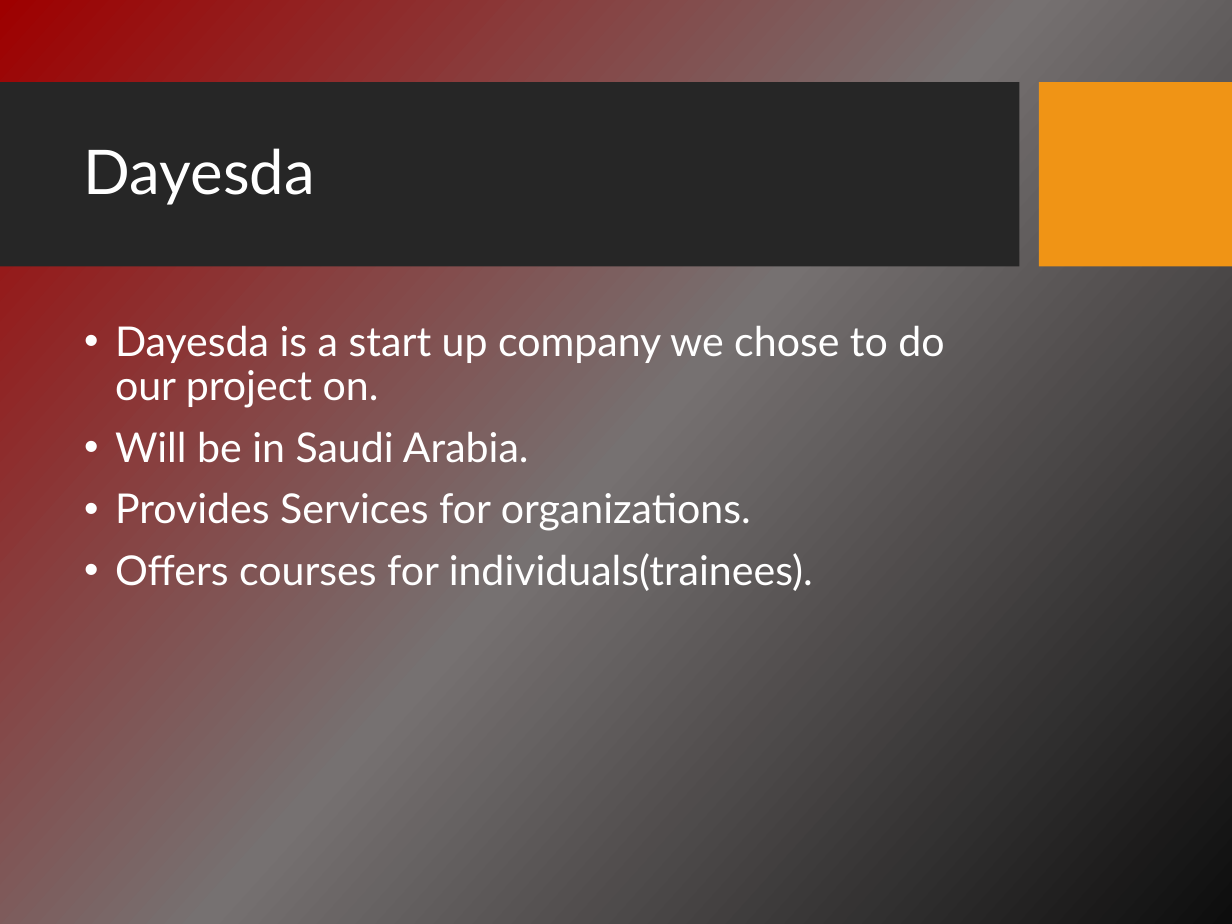
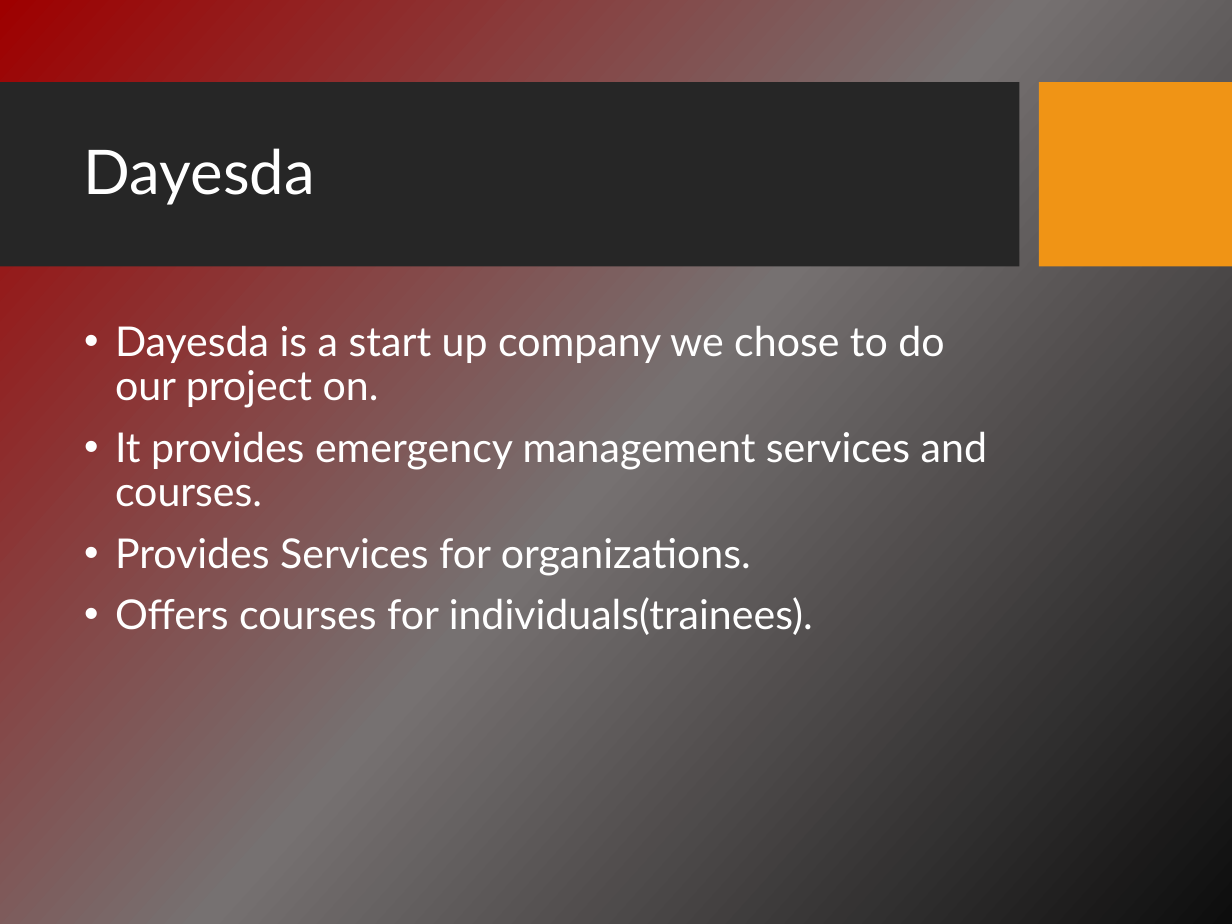
Before and after one commit to asmaalbarakati/Dayesda, a slide deck: slide 2 of Presentation.pptx. Drawn at 1232x924 pixels with LibreOffice and Linux fonts; fonts in the diff are those of the drawing; background and template pictures are left out. Boxes give left, top, right and bottom in pixels: in the first picture for what was removed or moved away, otherwise in the second. Text is boxed around its words. In the diff, an @@ line names an element or a change of style, - is before the commit and + after.

```diff
--- a/Presentation.pptx
+++ b/Presentation.pptx
@@ text at <box>115,431,987,507</box>: text changed @@
-• Will be in Saudi Arabia.
+• It provides emergency management services and courses.
```
Also in this commit, not shown: 6 other slides changed, 1 other file.
